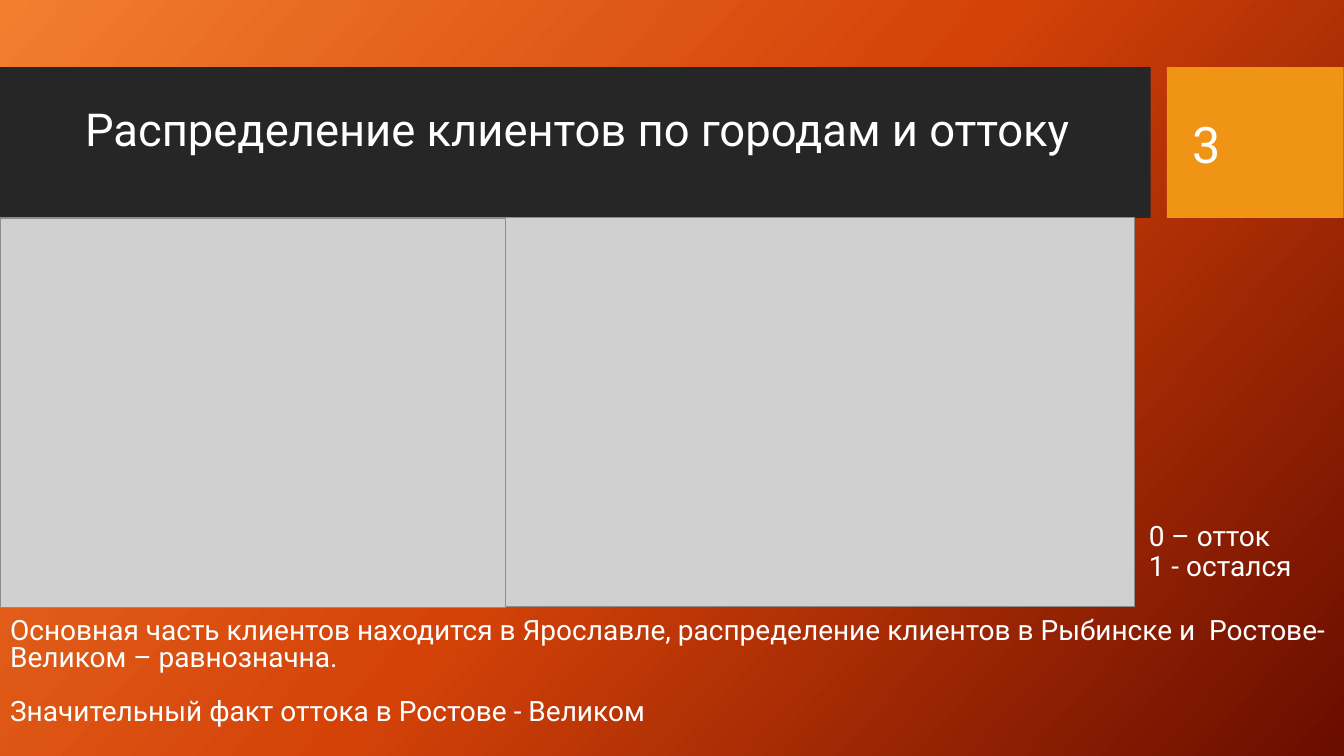
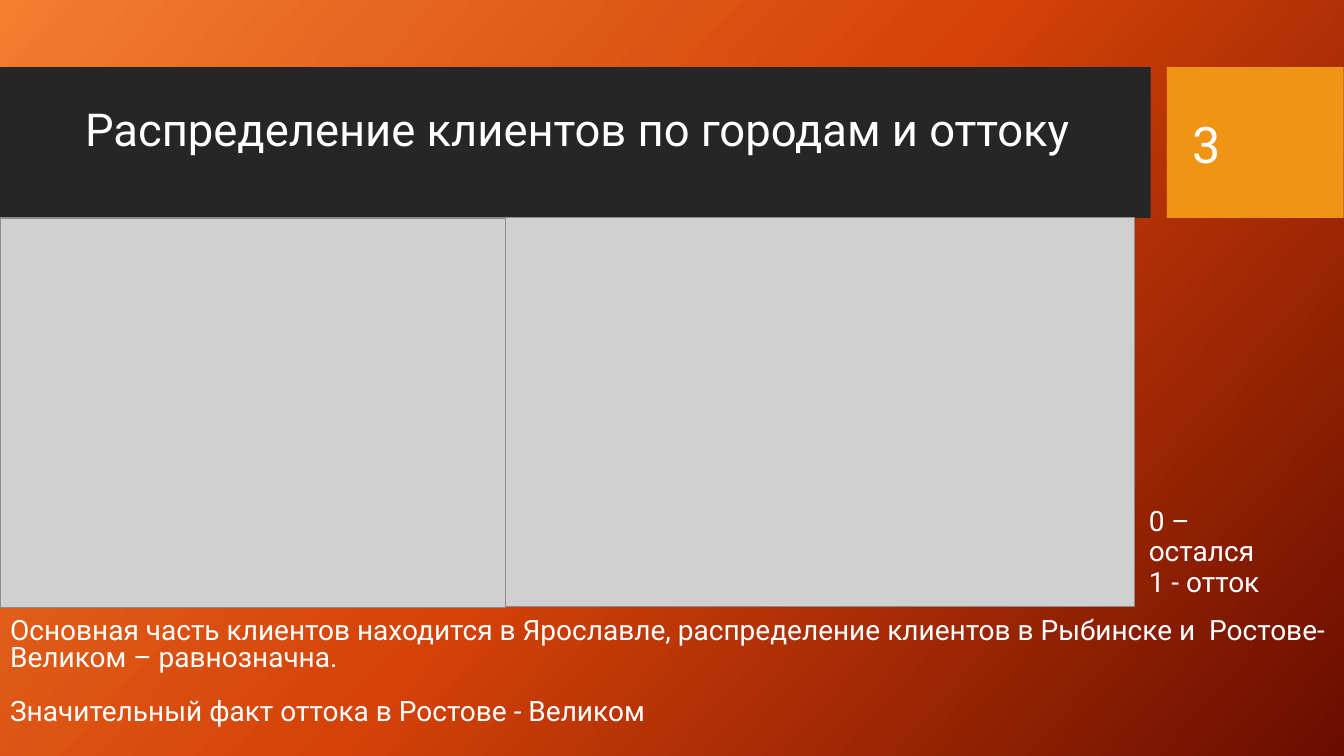
Before and after one commit to magnusred1986/YP_data_analyst_, a slide deck: slide 3 of 13_1_Анализ и сегментация клиентов регианального банка Метанпром/Презентация13_final.pptx. Drawn at 1344x756 pixels with LibreOffice and Linux fonts; fonts in the diff are those of the drawing; grey boxes stand for pictures; background and template pictures are left out. Boxes give left, top, right and bottom in pixels: in the first picture for what was removed or moved away, otherwise in the second. Text is boxed around its words. In the diff, an @@ line names an element or a change of style, - is before the commit and + after.

```diff
--- a/13_1_Анализ и сегментация клиентов регианального банка Метанпром/Презентация13_final.pptx
+++ b/13_1_Анализ и сегментация клиентов регианального банка Метанпром/Презентация13_final.pptx
@@ text at (1149, 510, 1259, 593): text changed @@
-0 – отток
-1 - остался
+0 – остался
+1 - отток
```
Also in this commit, not shown: 1 other file.
